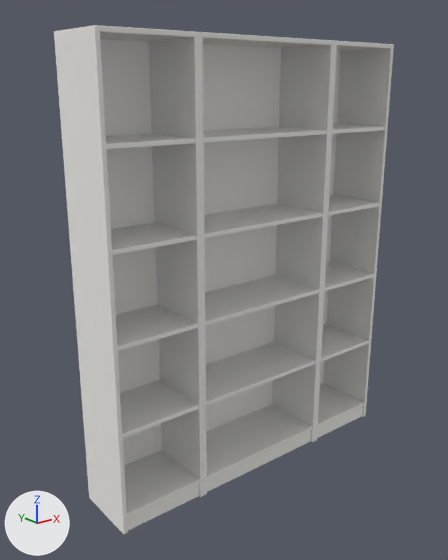
The glTF model models/bookcase-vu-white.glb: old version first, new version second.
Camera for both pictures: a 50 mm camera at (-1.73, -2.02, 1.72) aimed at (-0.08, 0.04, 0.89). The axes (+X, +Y, +Z) are drawn at lower left. The lights are the same throughout. The older version comes first. Mesh edges are drawn as thin lines on the coarser meshes. Where no turn or scale is listed for an object, it has been applied to the vertices.

Before the edit, the objects in view are built like this:
```python
me_mesh_0 = bpy.data.meshes.new('Mesh_0')
me_mesh_0.from_pydata(...)  # 4540 vertices, 9000 faces; spans x -0.75..0.75, y -0.15..0.15, z -0.95..0.95
me_mesh_0.materials.append(mat_white_melamine)  # white #f1f0ec
ob_mesh_0 = bpy.data.objects.new('Mesh_0', me_mesh_0)
ob_mesh_0.location = (0.0, 0.0, 0.947)
```
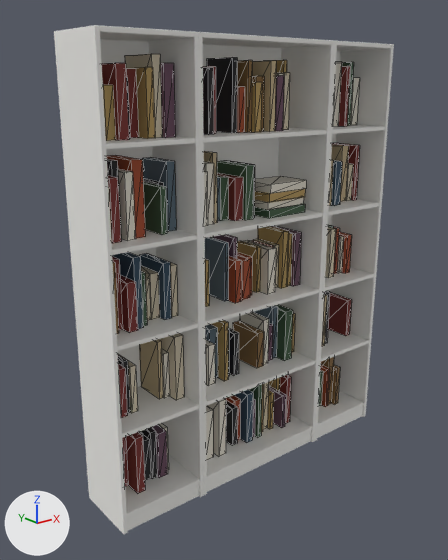
Changed parts and their boxes [x1, y1, x2, y2] in the pictures (448 x 560 px):
'decor', added: after [102, 63, 360, 493]
'decor.001', added: after [118, 62, 360, 470]
'decor.004', added: after [103, 60, 305, 432]
'decor.007', added: after [118, 54, 353, 430]
'decor.002', added: after [107, 57, 330, 480]
'decor.009', added: after [141, 62, 354, 437]
'decor.011', added: after [107, 87, 352, 440]
'decor.003', added (mostly hidden): after [151, 63, 301, 478]
'decor.006', added (mostly hidden): after [126, 77, 278, 378]
'decor.005', added: after [109, 61, 349, 399]
'decor.008', added: after [112, 161, 342, 443]
'decor.010', added: after [113, 60, 340, 405]

Edits to the bpy script that builds the scene:
```text
Add ob_decor_011:
    ob_decor_011 = bpy.data.objects.new('decor.011', me_mesh_11)  # 88 vertices, 132 faces; spans x -0.62..0.62, y -0.1..0.1, z -0.81..0.81; in mat_book_7 (brown #a34a28)
    ob_decor_011.location = (0.037, 0.045, 0.9)
Add ob_decor_010:
    ob_decor_010 = bpy.data.objects.new('decor.010', me_mesh_10)  # a box spanning x -0.66..-0.62, y -0.08..0.1, z -0.14..0.14; a box spanning x 0.1..0.14, y -0.07..0.1, z -0.5..-0.33; a box spanning x 0.01..0.04, y -0.08..0.1, z 0.58..0.86; a box spanning x 0.07..0.12, y -0.07..0.1, z 0.58..0.8; a box spanning x 0.6..0.63, y -0.08..0.1, z -0.86..-0.58; a box spanning x 0.63..0.66, y -0.1..0.1, z -0.86..-0.65; in mat_book_5 (brown #8a6a3f)
    ob_decor_010.location = (-0.044, 0.039, 0.949)
Add ob_decor_009:
    ob_decor_009 = bpy.data.objects.new('decor.009', me_mesh_9)  # 88 vertices, 132 faces; spans x -0.61..0.61, y -0.12..0.12, z -0.87..0.87; in mat_book_3 (dark green #3d5a3f)
    ob_decor_009.location = (0.051, 0.027, 0.954)
Add ob_decor_008:
    ob_decor_008 = bpy.data.objects.new('decor.008', me_mesh_8)  # a box spanning x -0.57..-0.54, y -0.09..0.1, z -0.14..0.15; a box spanning x -0.42..-0.39, y -0.07..0.1, z -0.14..0.1; a box spanning x 0.0..0.04, y -0.09..0.1, z -0.86..-0.61; a box spanning x -0.1..-0.08, y -0.06..0.1, z -0.5..-0.27; a box spanning x -0.08..-0.06, y -0.03..0.1, z -0.5..-0.3; a box spanning x 0.53..0.57, y -0.1..0.1, z 0.22..0.43; a box spanning x 0.42..0.47, y -0.08..0.1, z 0.58..0.86; in mat_book_1 (dark blue #2f4a5e)
    ob_decor_008.location = (-0.023, 0.039, 0.948)
Add ob_decor_007:
    ob_decor_007 = bpy.data.objects.new('decor.007', me_mesh_7)  # 136 vertices, 204 faces; spans x -0.65..0.65, y -0.1..0.1, z -0.87..0.87; in mat_book_9 (beige #d9cdb4)
    ob_decor_007.location = (0.031, 0.043, 0.955)
Add ob_decor_006:
    ob_decor_006 = bpy.data.objects.new('decor.006', me_mesh_6)  # 88 vertices, 132 faces; spans x -0.62..0.62, y -0.08..0.08, z -0.86..0.86; in mat_book_8 (greyish blue #5c6f7c)
    ob_decor_006.location = (-0.086, 0.058, 0.947)
Add ob_decor_005:
    ob_decor_005 = bpy.data.objects.new('decor.005', me_mesh_5)  # a box spanning x -0.44..-0.42, y -0.04..0.1, z -0.5..-0.24; a box spanning x -0.67..-0.65, y -0.1..0.1, z 0.22..0.42; a box spanning x -0.16..-0.14, y -0.06..0.1, z 0.22..0.51; a box spanning x 0.1..0.13, y -0.1..0.1, z 0.58..0.86; a box spanning x 0.43..0.45, y -0.09..0.1, z -0.86..-0.62; a box spanning x 0.51..0.53, y -0.09..0.1, z -0.5..-0.23; a box spanning x 0.51..0.53, y -0.09..0.1, z 0.22..0.43; a box spanning x 0.63..0.67, y -0.05..0.1, z 0.22..0.49; in mat_book_2 (beige #c9b58f)
    ob_decor_005.location = (-0.029, 0.04, 0.95)
Add ob_decor_004:
    ob_decor_004 = bpy.data.objects.new('decor.004', me_mesh_4)  # 128 vertices, 192 faces; spans x -0.51..0.51, y -0.11..0.11, z -0.87..0.87; in mat_book_11 (orange #b89a5e)
    ob_decor_004.location = (-0.191, 0.028, 0.954)
Add ob_decor_003:
    ob_decor_003 = bpy.data.objects.new('decor.003', me_mesh_3)  # 112 vertices, 168 faces; spans x -0.57..0.57, y -0.1..0.1, z -0.85..0.85; in mat_book_10 (dark purple #6b4b5e)
    ob_decor_003.location = (0.069, 0.039, 0.94)
Add ob_decor_002:
    ob_decor_002 = bpy.data.objects.new('decor.002', me_mesh_2)  # 104 vertices, 156 faces; spans x -0.59..0.59, y -0.09..0.09, z -0.87..0.87; in mat_book_6 (black #1f1f22)
    ob_decor_002.location = (-0.055, 0.05, 0.954)
Add ob_decor_001:
    ob_decor_001 = bpy.data.objects.new('decor.001', me_mesh_1)  # 160 vertices, 240 faces; spans x -0.66..0.66, y -0.11..0.11, z -0.87..0.87; in mat_book_4 (white #e8e2d4)
    ob_decor_001.location = (0.045, 0.029, 0.955)
Add ob_decor:
    ob_decor = bpy.data.objects.new('decor', me_mesh_0_1)  # 136 vertices, 204 faces; spans x -0.7..0.7, y -0.1..0.1, z -0.86..0.86; in mat_book_0 (dark red #7a2e2a)
    ob_decor.location = (0.017, 0.039, 0.944)
```
